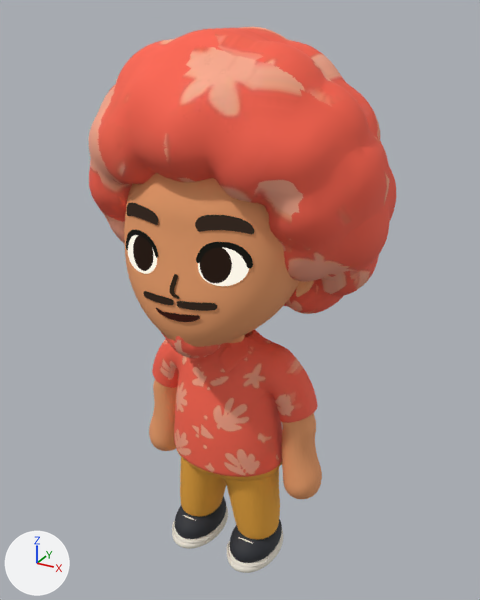
The glTF model noah-portfolio/public/models/good-vibes-hero.glb as it was, and as the next commit left it.
Rendered twice from a 50 mm lens placed at (2.29, -4.12, 4.38), pointed at (-0.03, 0.09, 2.27). The lights are fixed; the arrows at lower left show +X, +Y and +Z. The first picture is the older version. Vertices at exactly the same position are counted once.

In view in the first picture: 'Arm • continuous deformation loops.L', 'Arm • continuous deformation loops.R', 'CHARACTER • supplied sculpt with cleaned animated face', 'Flat brow_R', 'Flat pupil_R', 'Head • seamless source-profile facial skin', 'Shirt • continuous torso shoulder and sleeve quads.001', 'Sneaker upper.L', 'Sneaker upper.R' and 17 more.
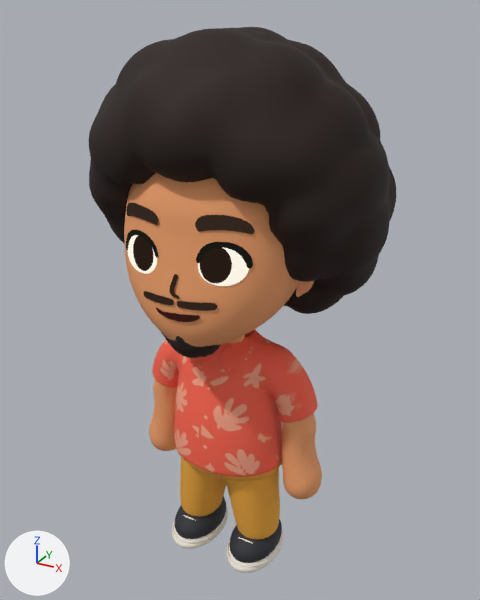
Commit message: fix orange seams in the hair with a solid hair colour

Location of each change, (x1, y1, x2, y2) in pixels of the pictures (480 x 600 px):
'CHARACTER • supplied sculpt with cleaned animated face', recoloured, surface changed (red to black): (89, 27, 396, 358) in both
part 1 of me_mesh_0, recoloured (red to black): (89, 27, 396, 358) in both
part 2 of me_mesh_0, surface changed (red to black): (89, 27, 396, 358) in both

The change, as a list of edits to the scene's bpy script:
```text
Add mat_hair___solid_dark_brown:
    mat_hair___solid_dark_brown = principled_material('Hair • solid dark brown')
    mat_hair___solid_dark_brown.base_color = (0.016, 0.00561, 0.00273)  # black #221109
    mat_hair___solid_dark_brown.roughness = 0.8
Change me_mesh_0:
    where me_mesh_0.from_pydata(...)  # 11167 vertices, 19104 faces; spans x -1.13..1.12, y -0.89..1.02, z 0.34..4.26
    used by ob_character___supplied_sculpt_with_cleaned_animated_face; location = (0.0, 0.0, 0.0)
    me_mesh_0 part 1: all 15665 faces that had it switch from mat_clothing_skin___swap_this_image_for_a_new_shirt (picture img_clothing_skin) to mat_hair___solid_dark_brown (black #221109)
    me_mesh_0 part 2: texture (UV) coordinates of 15665 of 19104 faces, centred in x -1.12..1.12, y -0.89..1.02, z 2.14..4.26, changed; they spanned u 0.0..1.0, v 0.0..1.0 and now span u 0.0..0.0, v 1.0..1.0
```
